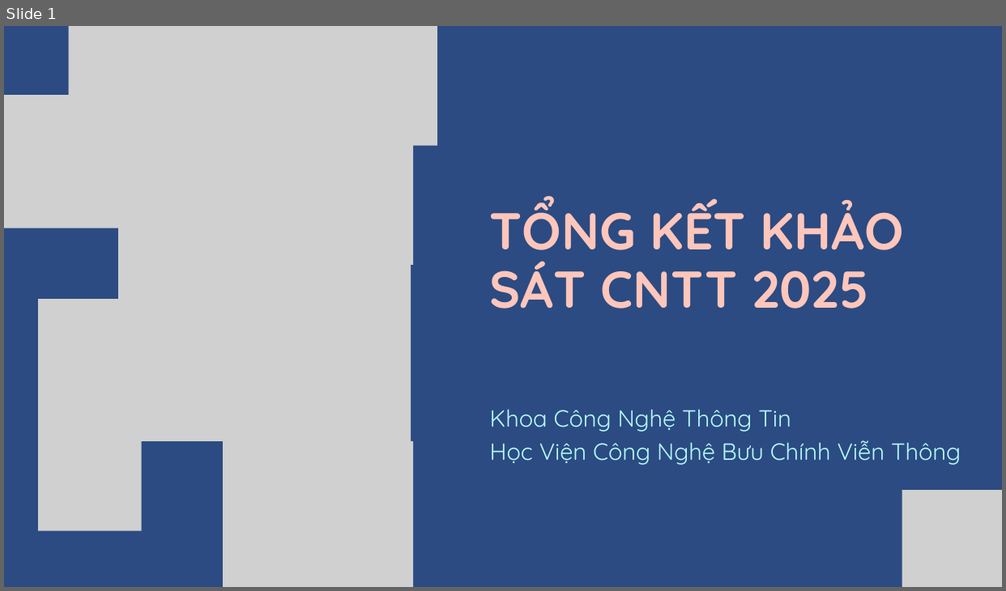
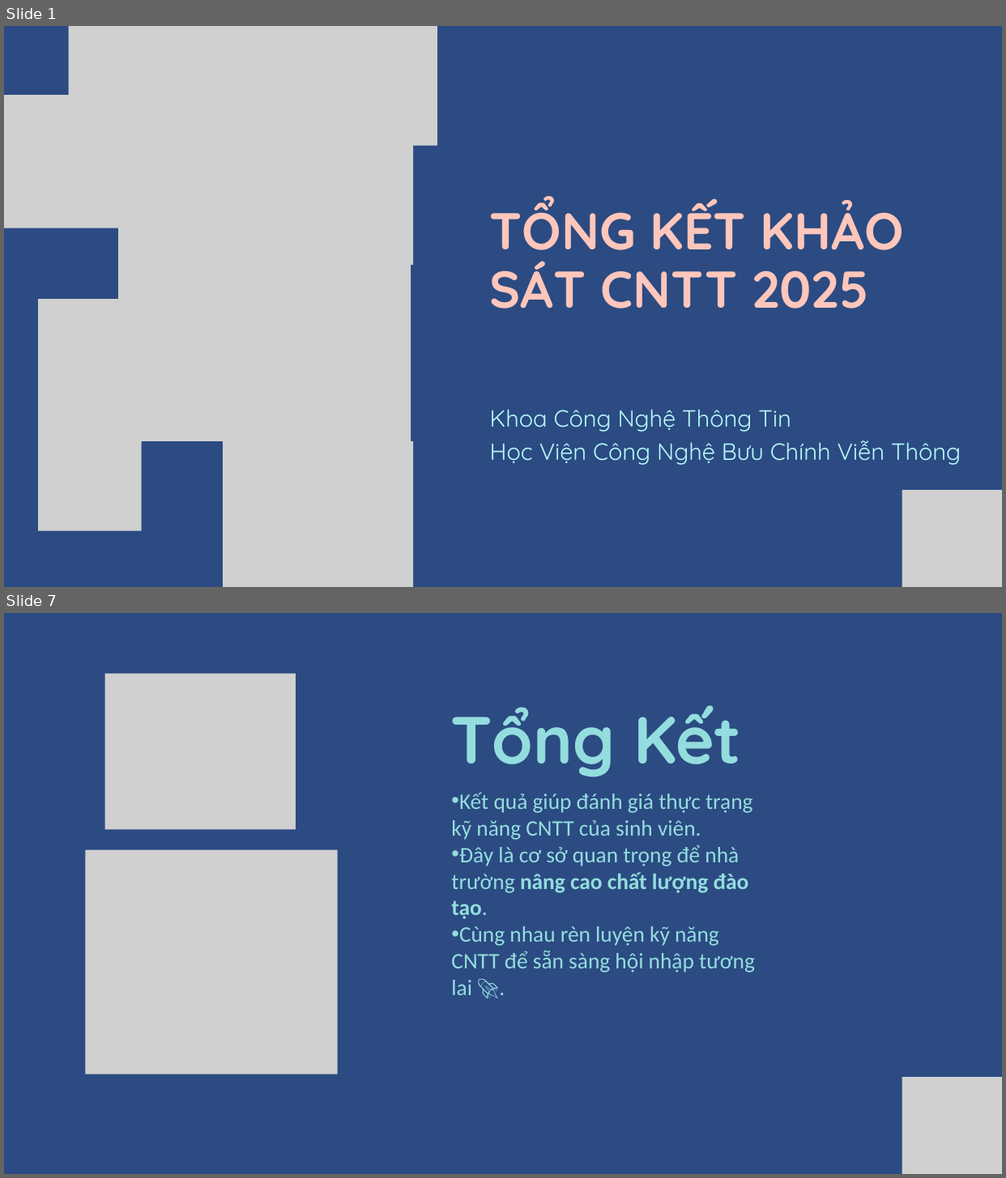
Before and after one commit to huy16dev/HN_ENG_KS25CNTT1_PHANVANPHONGHUY_01, a slide deck: TongKet_KhaoSatCNTT.pptx. Shown one above the other, each under a label of ours: slide 1 before the commit, slides 1 and 7 after it; the slides between them are not shown. The pictures are 1006x591 and 1006x1178 pixels, drawn with LibreOffice and Linux fonts; fonts in the diff are those of the drawing; grey boxes stand for pictures. Boxes give left, top, right and bottom in pixels: in the first picture for what was removed or moved away, otherwise in the second. Text is boxed around its words. In the diff, an @@ line names an element or a change of style, - is before the commit and + after.

```diff
--- a/TongKet_KhaoSatCNTT.pptx
+++ b/TongKet_KhaoSatCNTT.pptx
@@ slide 7 added at (4, 613, 1002, 1174), background #2B4B82 @@
@@ picture added at (105, 674, 296, 829) @@
@@ text added at (450, 705, 741, 777), 96 pt, text #94DDDE, bold @@
+Tổng Kết
@@ text added at (451, 792, 755, 995), 32 pt, text #94DDDE @@
+• Kết quả giúp đánh giá thực trạng kỹ năng CNTT của sinh viên.
+• Đây là cơ sở quan trọng để nhà trường nâng cao chất lượng đào tạo.
+• Cùng nhau rèn luyện kỹ năng CNTT để sẵn sàng hội nhập tương lai 🚀.
@@ picture added at (85, 850, 337, 1075) @@
@@ picture added at (902, 1077, 1002, 1174) @@
```
Also in this commit, not shown: 3 slides changed, 2 other slides added, 1 slide removed.
